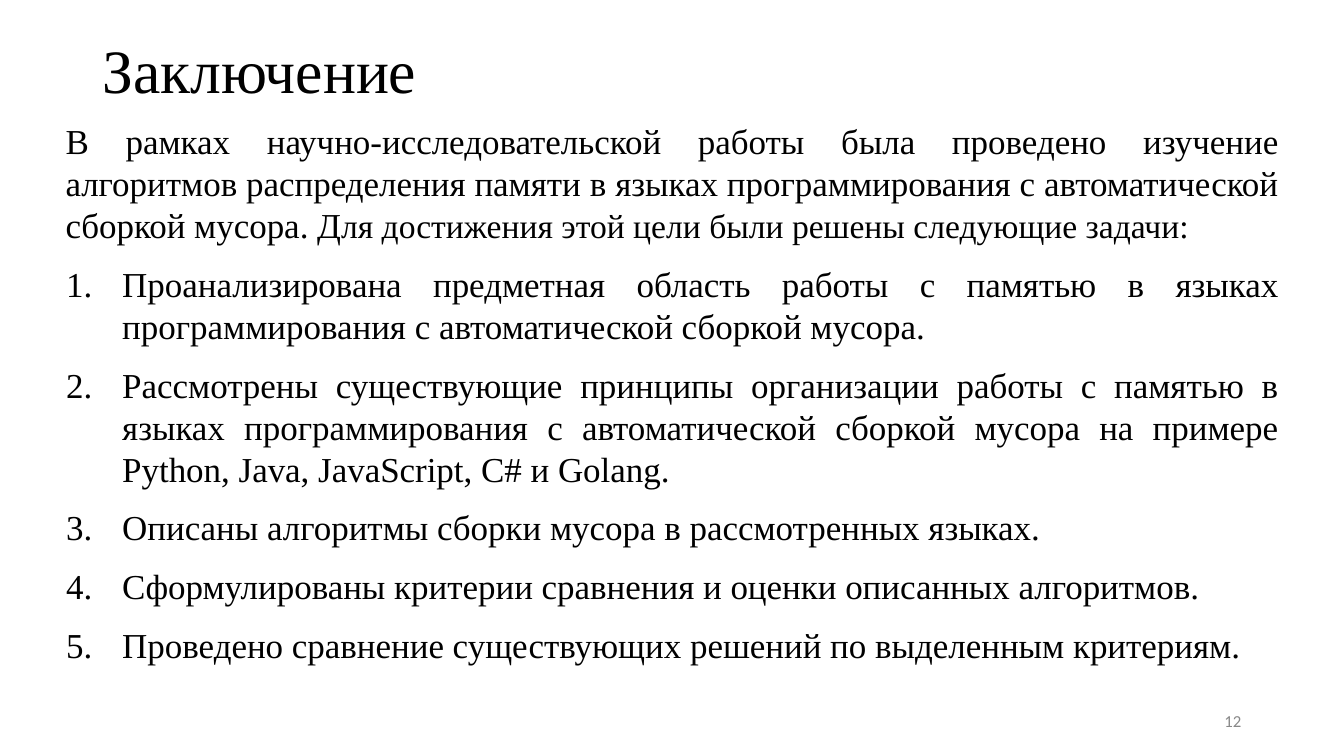
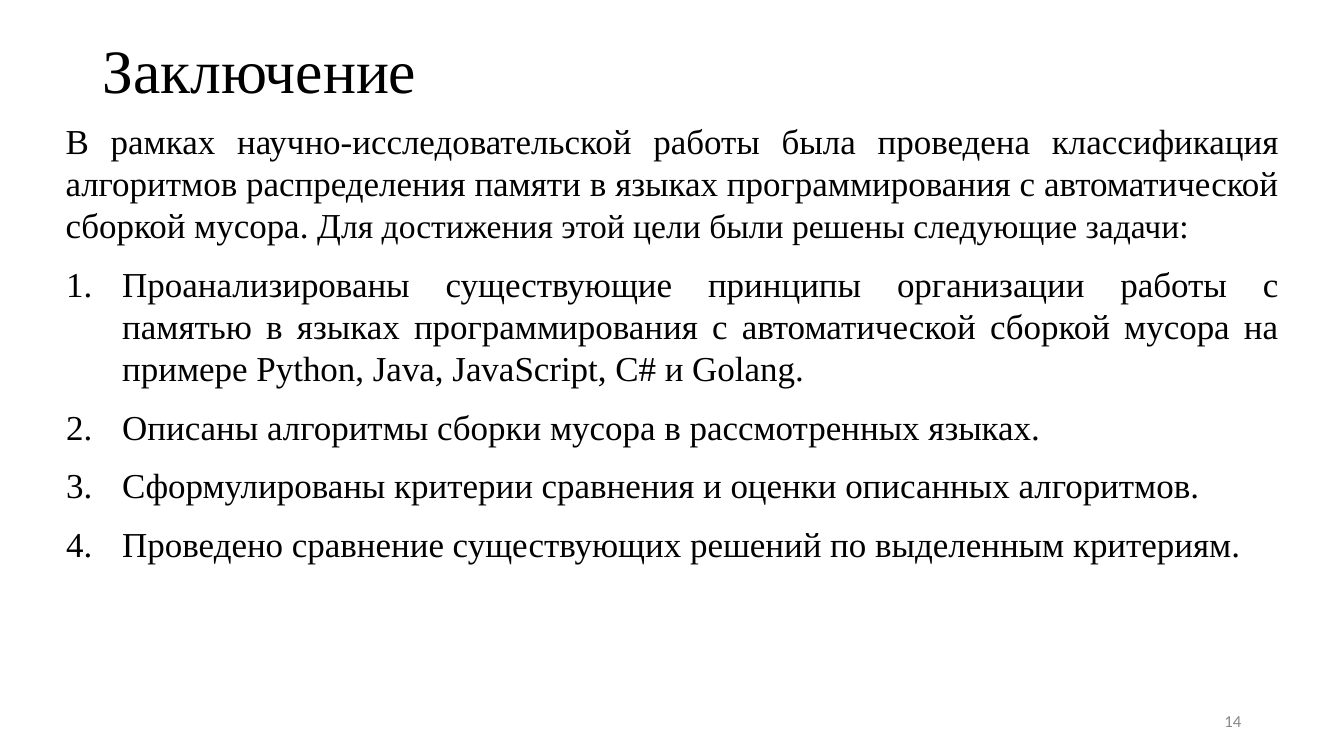
Before and after one commit to Inspirate789/memory-management-algorithms, a slide deck: slide 14 of presentation/presentation.pptx (slide 12 before the commit). Drawn at 1344x756 pixels with LibreOffice and Linux fonts; fonts in the diff are those of the drawing. Boxes give left, top, right and bottom in pixels: in the first picture for what was removed or moved away, otherwise in the second. Text is boxed around its words. In the diff, an @@ line names an element or a change of style, - is before the commit and + after.

```diff
--- a/presentation/presentation.pptx
+++ b/presentation/presentation.pptx
@@ text at <box>66,129,1279,388</box>: text changed @@
-В рамках научно-исследовательской работы была проведено изучение алгоритмов распределения памяти в языках программирования с автоматической сборкой мусора. Для достижения этой цели были решены следующие задачи:
-1. Проанализирована предметная область работы с памятью в языках программирования с автоматической сборкой мусора.
-2. Рассмотрены существующие принципы организации работы с памятью в языках программирования с автоматической сборкой мусора на примере Python, Java, JavaScript, C# и Golang.
+В рамках научно-исследовательской работы была проведена классификация алгоритмов распределения памяти в языках программирования с автоматической сборкой мусора. Для достижения этой цели были решены следующие задачи:
+1. Проанализированы существующие принципы организации работы с памятью в языках программирования с автоматической сборкой мусора на примере Python, Java, JavaScript, C# и Golang.
@@ page number at <box>1224,716,1241,727</box>: text changed @@
-12
+14
```
Also in this commit, not shown: 10 other slides changed, 3 slides added, 1 slide removed, 9 other files.
